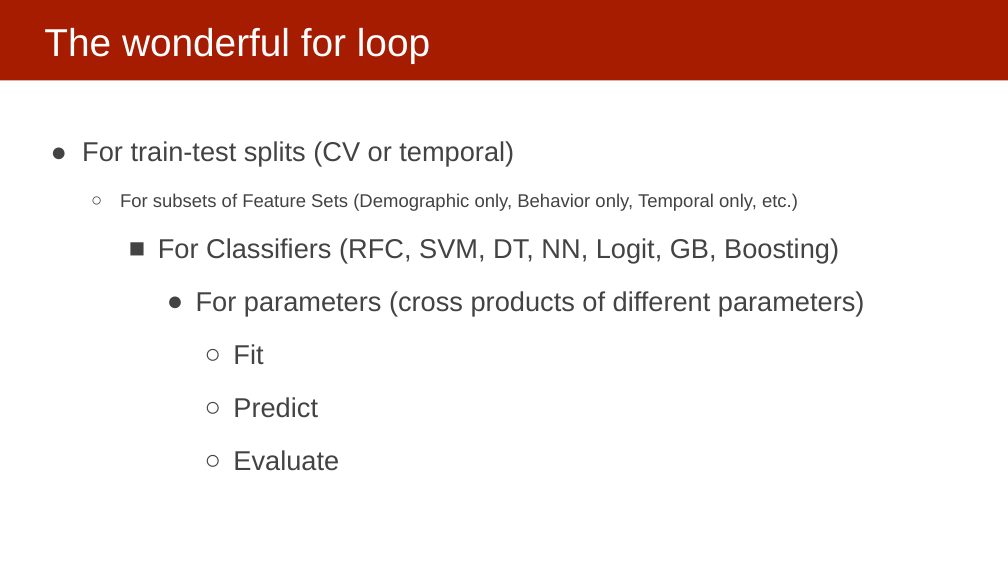
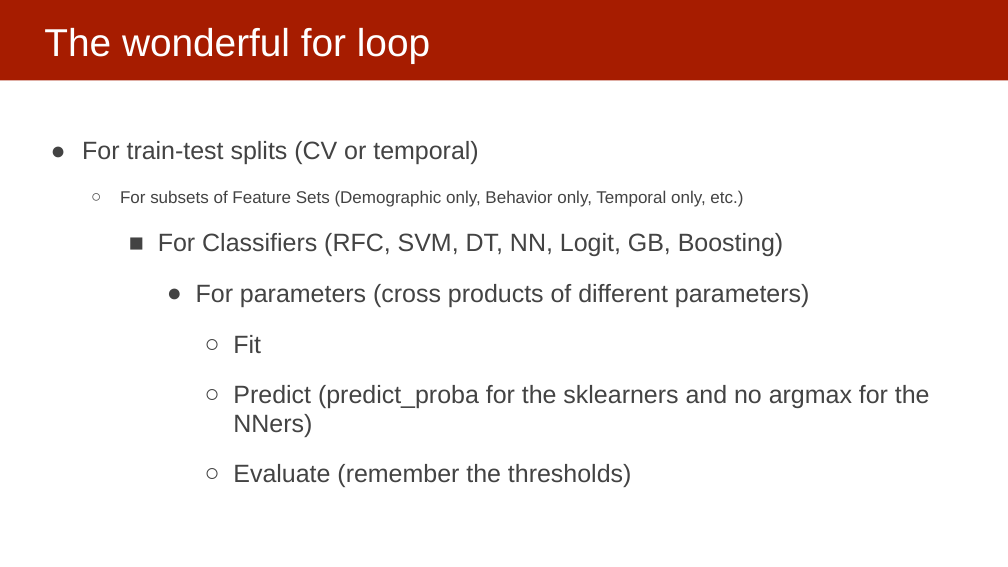
Before and after one commit to dssg/MLinPractice, a slide deck: slide 10 of Lectures/Lecture10-ModelSelection2.pptx. Drawn at 1008x567 pixels with LibreOffice and Linux fonts; fonts in the diff are those of the drawing. Boxes give left, top, right and bottom in pixels: in the first picture for what was removed or moved away, otherwise in the second. Text is boxed around its words. In the diff, an @@ line names an element or a change of style, - is before the commit and + after.

Commit message:
updated audition

```diff
--- a/Lectures/Lecture10-ModelSelection2.pptx
+++ b/Lectures/Lecture10-ModelSelection2.pptx
@@ text at (82,141,810,353): size 25.9 to 23.8 pt in "For train-test splits (CV or temporal)", "For Classifiers (RFC, SVM, DT, NN, Logit, ...", "For parameters (cross products of different parameters)", "Fit"; size 17.6 to 16.1 pt in "For subsets of Feature Sets (Demographic only, ..." @@
@@ text at (233,385,930,487): text changed; size 25.9 to 23.8 pt @@
-        ○ Predict
-        ○ Evaluate
+        ○ Predict (predict_proba for the sklearners and no argmax for the NNers)
+        ○ Evaluate (remember the thresholds)
```
